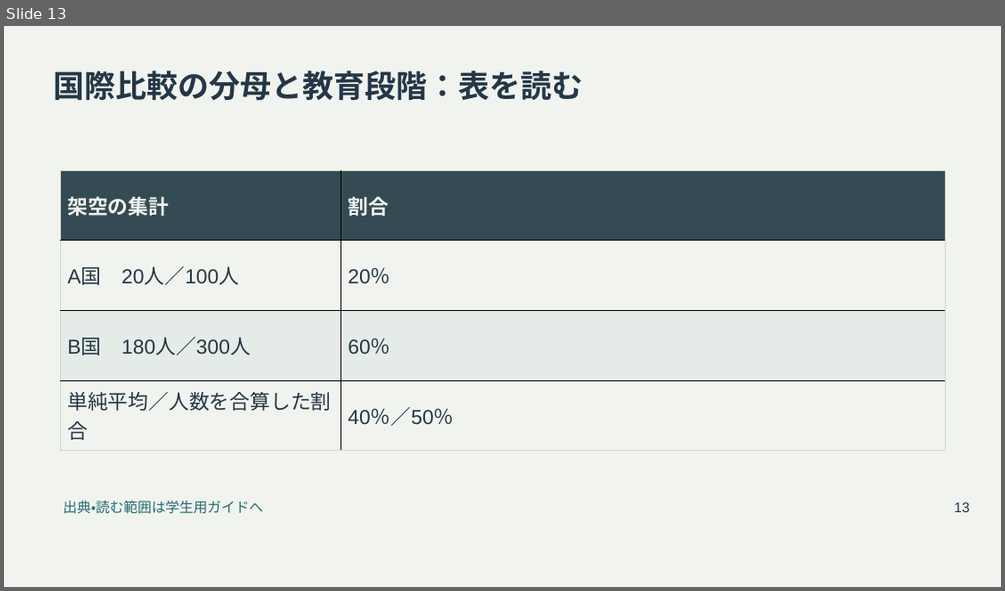
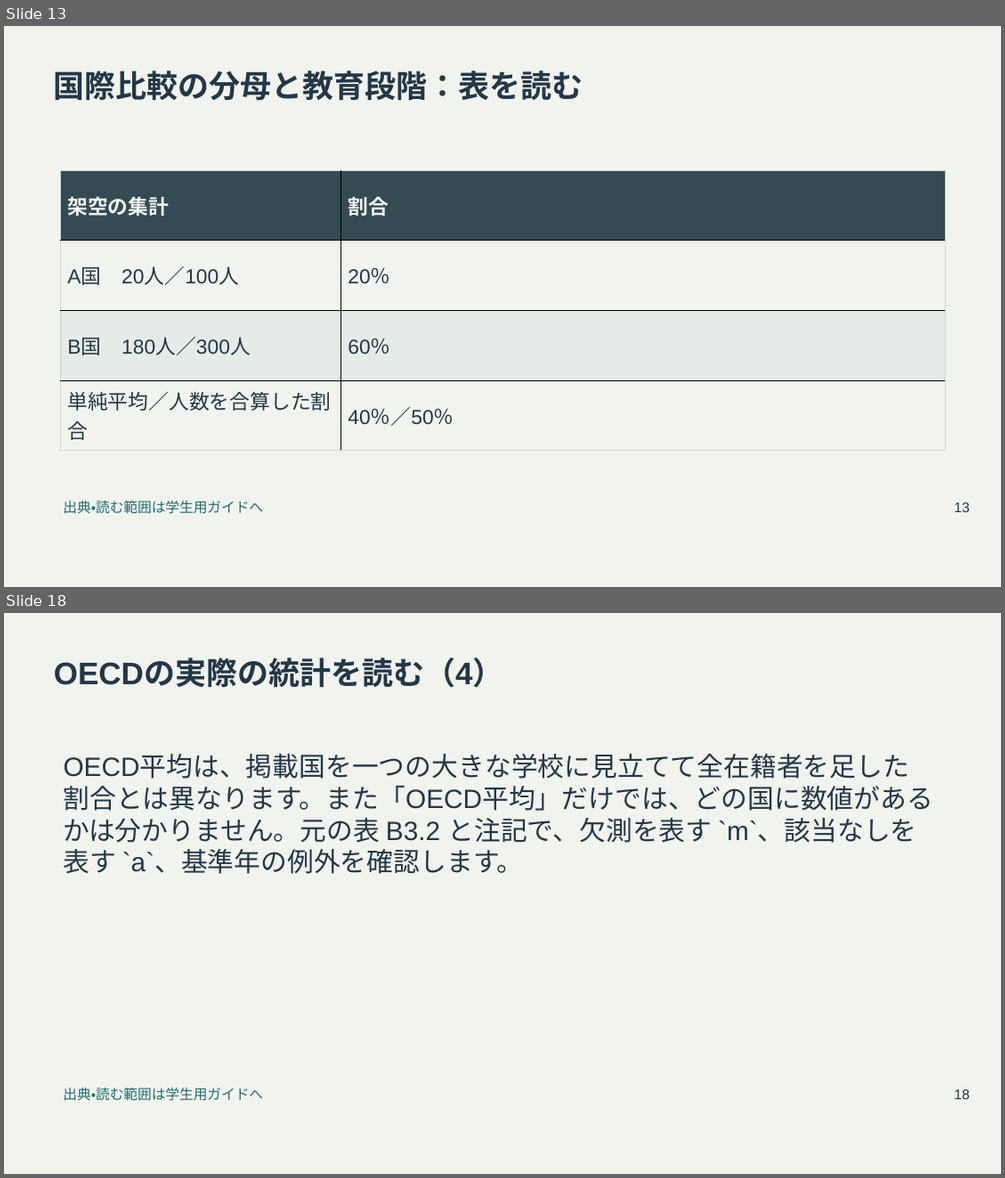
Before and after one commit to zooc-14calbp/industrial-education-ii, a slide deck: reorganized/20261105/main/11/slides.pptx. Shown one above the other, each under a label of ours: slide 13 before the commit, slides 13 and 18 after it; the slides between them are not shown. The pictures are 1005x591 and 1005x1178 pixels, drawn with LibreOffice and Linux fonts; fonts in the diff are those of the drawing. Boxes give left, top, right and bottom in pixels: in the first picture for what was removed or moved away, otherwise in the second. Text is boxed around its words. In the diff, an @@ line names an element or a change of style, - is before the commit and + after.

```diff
--- a/reorganized/20261105/main/11/slides.pptx
+++ b/reorganized/20261105/main/11/slides.pptx
@@ slide 18 added at bbox=[4, 613, 1001, 1174], background #F1F3EF @@
@@ title added at bbox=[54, 659, 504, 688], 30 pt, text #243746, bold @@
+OECDの実際の統計を読む（4）
@@ text added at bbox=[64, 755, 934, 874], 25.5 pt, text #243746 @@
+OECD平均は、掲載国を一つの大きな学校に見立てて全在籍者を足した割合とは異なります。また「OECD平均」だけでは、どの国に数値があるかは分かりません。元の表 B3.2 と注記で、欠測を表す `m`、該当なしを表す `a`、基準年の例外を確認します。
@@ text added at bbox=[63, 1086, 263, 1101], 13.5 pt, text #246A70 @@
+出典・読む範囲は学生用ガイドへ
@@ text added at bbox=[954, 1089, 969, 1099], 13.5 pt, text #243746 @@
+18
```
Also in this commit, not shown: 8 slides changed, 9 other slides added, 18 other files.
